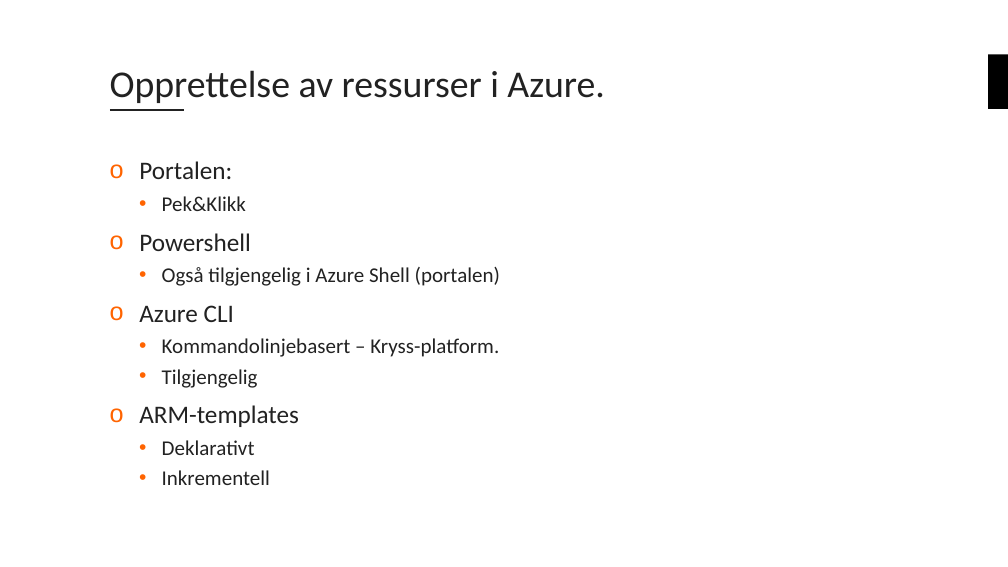
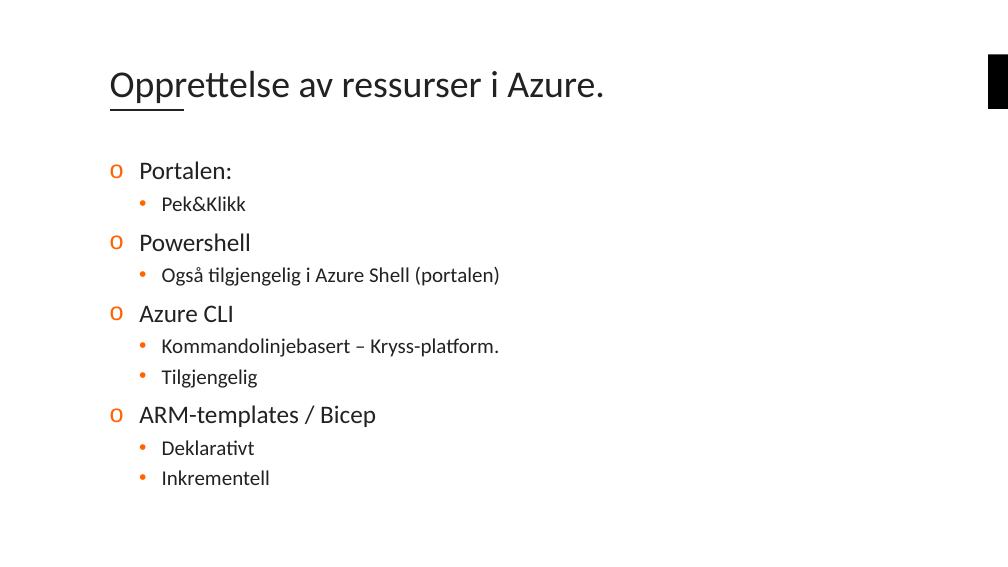
Before and after one commit to bouvet/azure-workshops, a slide deck: slide 17 of Workshop_1/Presentasjon/Azureskolen-Workshop#1.pptx. Drawn at 1008x567 pixels with LibreOffice and Linux fonts; fonts in the diff are those of the drawing; background and template pictures are left out. Boxes give left, top, right and bottom in pixels: in the first picture for what was removed or moved away, otherwise in the second. Text is boxed around its words. In the diff, an @@ line names an element or a change of style, - is before the commit and + after.

```diff
--- a/Workshop_1/Presentasjon/Azureskolen-Workshop#1.pptx
+++ b/Workshop_1/Presentasjon/Azureskolen-Workshop#1.pptx
@@ text at (139,405,376,427): text changed @@
-o ARM-templates
+o ARM-templates / Bicep
```
Also in this commit, not shown: 2 other slides changed, 2 other files.
